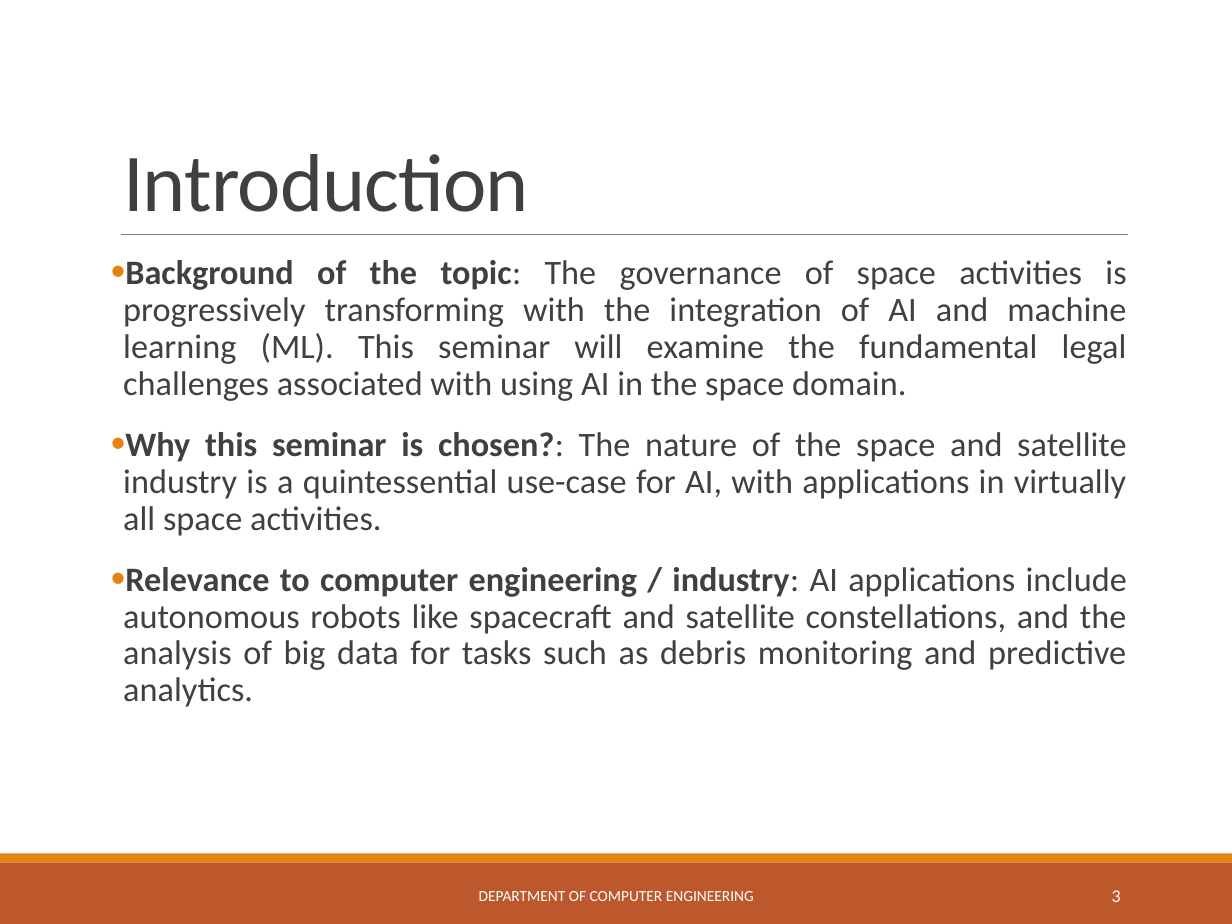
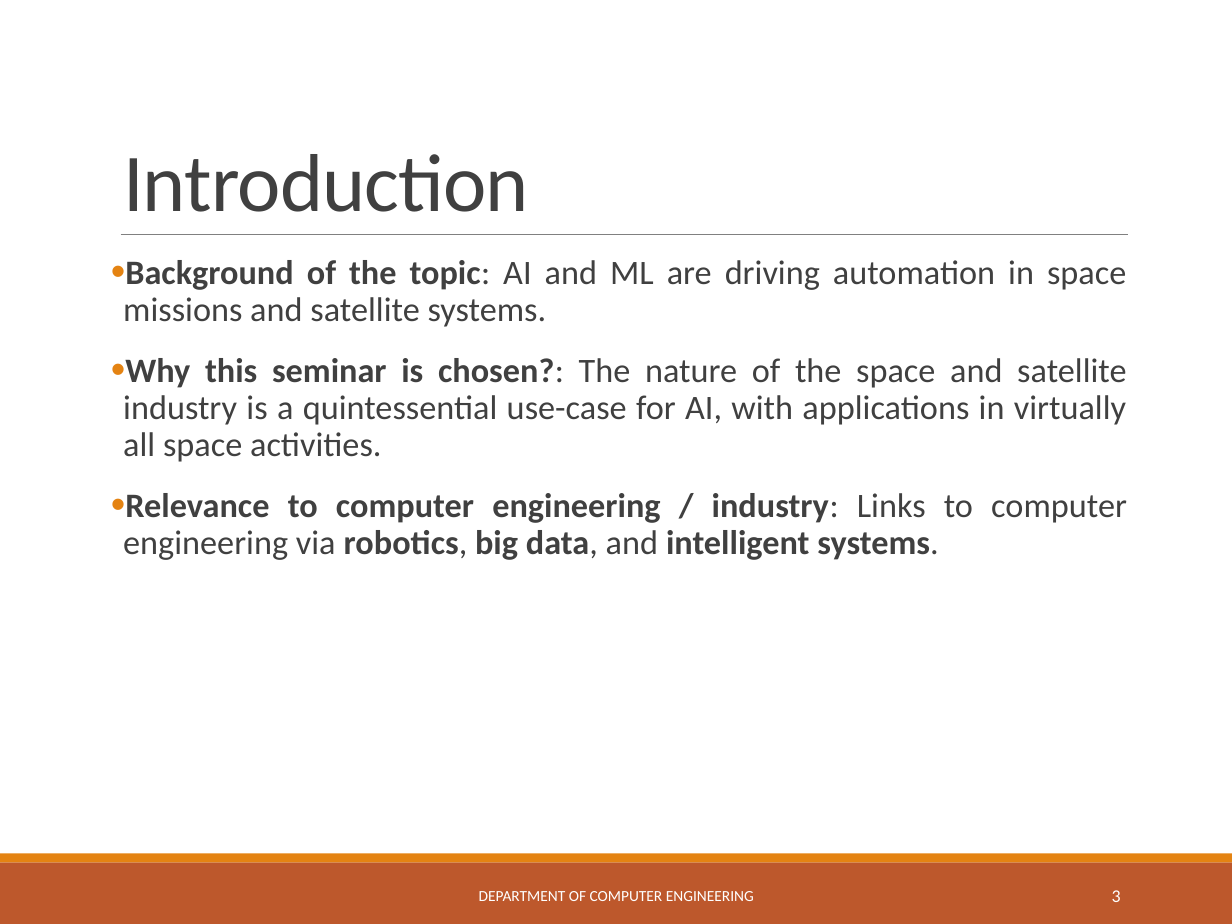
Before and after one commit to ShantanuGV/Websites, a slide deck: slide 3 of 132_AI_in_space.pptx. Drawn at 1232x924 pixels with LibreOffice and Linux fonts; fonts in the diff are those of the drawing. Boxes give left, top, right and bottom in pixels: in the first picture for what was removed or moved away, otherwise in the second. Text is boxed around its words. In the diff, an @@ line names an element or a change of style, - is before the commit and + after.

```diff
--- a/132_AI_in_space.pptx
+++ b/132_AI_in_space.pptx
@@ text at bbox=[123, 260, 1126, 327]: text changed @@
-• Background of the topic: The governance of space activities is progressively transforming with the integration of AI and machine learning (ML). This seminar will examine the fundamental legal challenges associated with using AI in the space domain.
+• Background of the topic: AI and ML are driving automation in space missions and satellite systems.
@@ text at bbox=[123, 493, 1127, 560]: text changed; bold on @@
-• Relevance to computer engineering / industry: AI applications include autonomous robots like spacecraft and satellite constellations, and the analysis of big data for tasks such as debris monitoring and predictive analytics.
+• Relevance to computer engineering / industry: Links to computer engineering via robotics, big data, and intelligent systems.
```
Also in this commit, not shown: 5 other slides changed, 1 slide removed.
